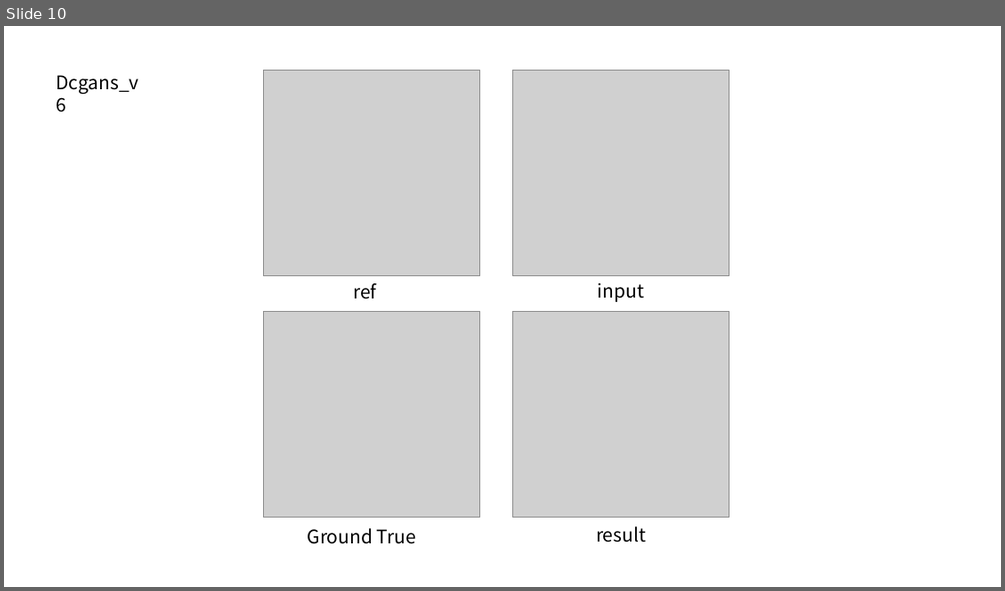
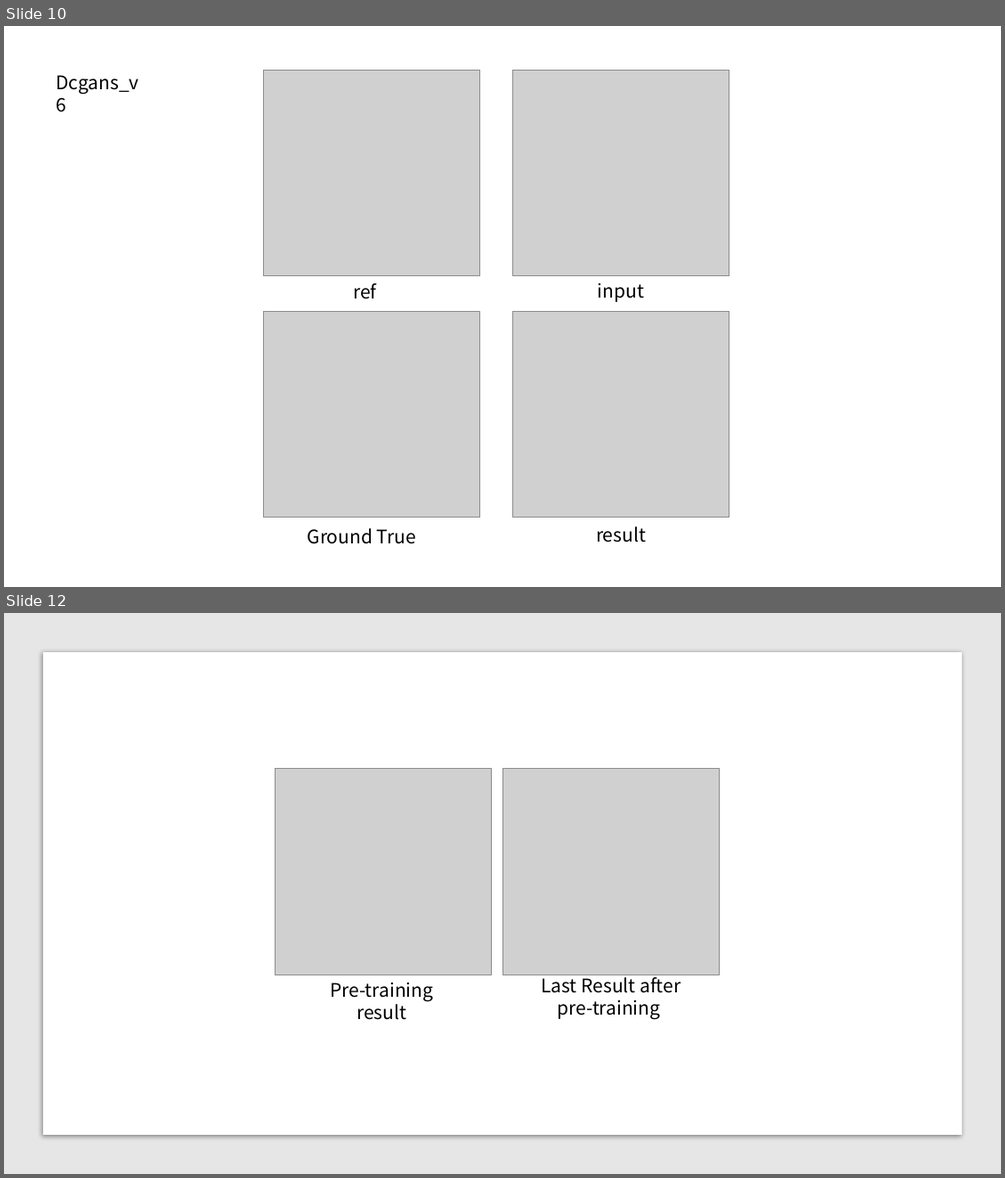
Before and after one commit to kangheeyong/2018-1-Deep-Learing-pc1, a slide deck: Noise_Canceling_Net_project/graph_image/ex2_result.pptx. Shown one above the other, each under a label of ours: slide 10 before the commit, slides 10 and 12 after it; the slides between them are not shown. The pictures are 1005x591 and 1005x1178 pixels, drawn with LibreOffice and Linux fonts; fonts in the diff are those of the drawing; grey boxes stand for pictures. Boxes give left, top, right and bottom in pixels: in the first picture for what was removed or moved away, otherwise in the second. Text is boxed around its words. In the diff, an @@ line names an element or a change of style, - is before the commit and + after.

```diff
--- a/Noise_Canceling_Net_project/graph_image/ex2_result.pptx
+++ b/Noise_Canceling_Net_project/graph_image/ex2_result.pptx
@@ slide 12 added at (4,613,1001,1174), background #FFFFFF @@
@@ rectangle added at (4,613,1001,1174), fill #E7E6E6 @@
@@ rectangle added at (43,653,962,1135), fill #FFFFFF @@
@@ picture added at (275,769,491,975) @@
@@ picture added at (502,769,719,975) @@
@@ text added at (330,982,433,1020), 18 pt, text #000000 @@
+Pre-training result
@@ text added at (541,973,680,1019), 18 pt, text #000000 @@
+Last Result after pre-training
```
Also in this commit, not shown: 1 slide changed, 7 other slides added, 35 other files.
